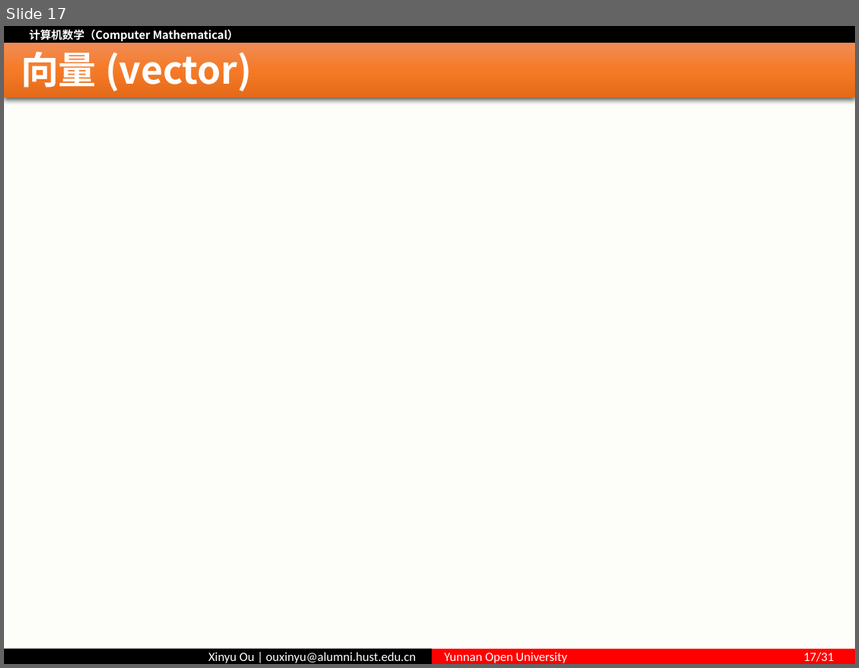
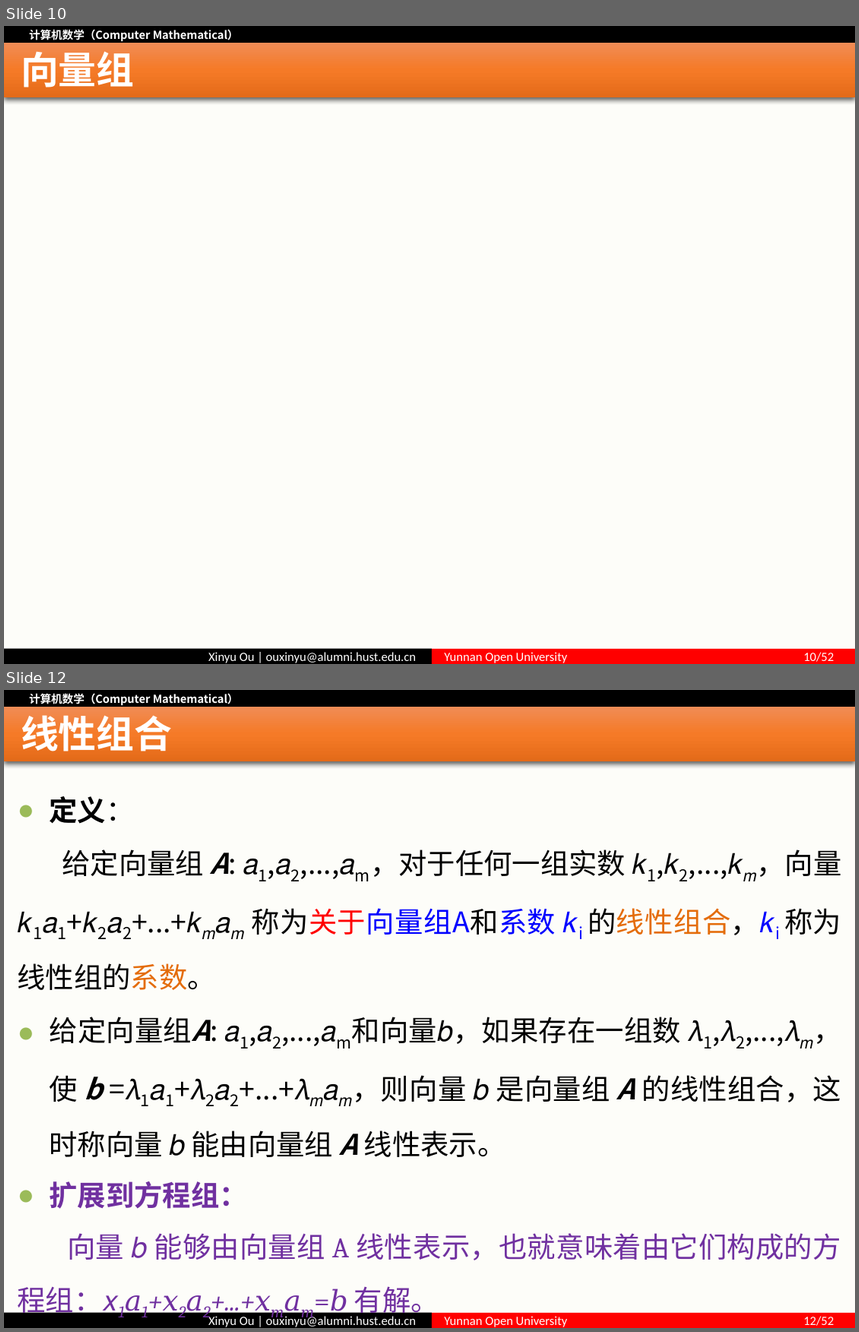
Before and after one commit to ouxinyu/Teaching, a slide deck: ComputerMath/PPT/第03讲 基底与坐标.pptx. Shown one above the other, each under a label of ours: slide 17 before the commit, slides 10 and 12 after it; the slides between them are not shown. The pictures are 859x668 and 859x1332 pixels, drawn with LibreOffice and Linux fonts; fonts in the diff are those of the drawing; grey boxes stand for pictures. Boxes give left, top, right and bottom in pixels: in the first picture for what was removed or moved away, otherwise in the second. Text is boxed around its words. In the diff, an @@ line names an element or a change of style, - is before the commit and + after.

```diff
--- a/ComputerMath/PPT/第03讲 基底与坐标.pptx
+++ b/ComputerMath/PPT/第03讲 基底与坐标.pptx
@@ slide 12 added at bbox=[4, 690, 855, 1328], background #FFFFFF; not listed: 5 template elements that a slide beside it also shows @@
@@ title added at bbox=[21, 715, 172, 758], 32 pt, text #FFFFFF, bold @@
+线性组合
@@ text added at bbox=[18, 796, 842, 1319], 24 pt, text #000000 @@
+● 定义：
+给定向量组 A: 𝑎1,𝑎2,...,𝑎m，对于任何一组实数 𝑘1,𝑘2,...,𝑘𝑚，向量 𝑘1𝑎1+𝑘2𝑎2+...+𝑘𝑚𝑎𝑚 称为关于向量组A和系数 𝑘i 的线性组合，𝑘i 称为线性组的系数。
+● 给定向量组A: 𝑎1,𝑎2,...,𝑎m和向量𝑏，如果存在一组数 𝜆1,𝜆2,...,𝜆𝑚，使 b =𝜆1𝑎1+𝜆2𝑎2+...+𝜆𝑚𝑎𝑚，则向量 𝑏 是向量组 A 的线性组合，这时称向量 𝑏 能由向量组 A 线性表示。
+  ● 扩展到方程组：
+  向量 𝑏 能够由向量组 A 线性表示，也就意味着由它们构成的方程组：𝑥1𝑎1+𝑥2𝑎2+...+𝑥m𝑎m=𝑏 有解。
@@ what was slide 17 is now slide 10 @@
@@ slide 10 changed as well @@
@@ title at bbox=[21, 51, 134, 94]: text changed @@
-向量 (vector)
+向量组
@@ text in rectangle at bbox=[444, 652, 834, 664]: text changed @@
-Yunnan Open University 17/31
+Yunnan Open University 10/52
```
Also in this commit, not shown: 5 other slides changed, 44 other slides added, 32 slides removed, 4 other files.
